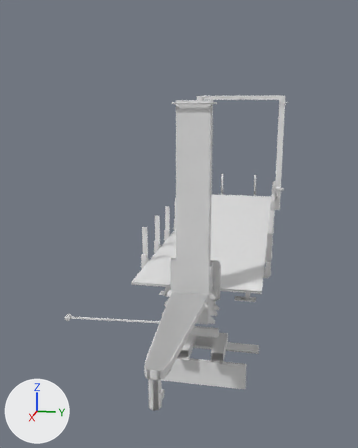
The FBX model road_train_trailer/meshes/trucks/tuning/extension.fbx as it was, and as the next commit left it.
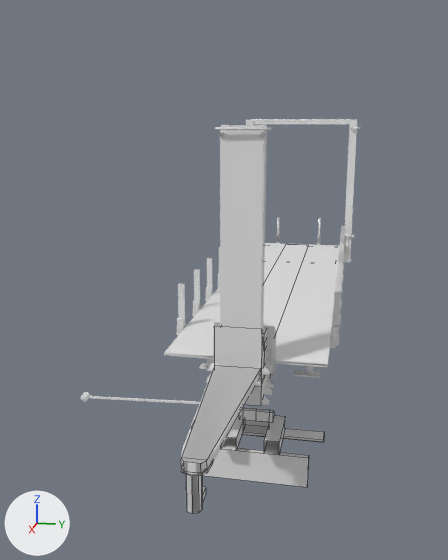
The first picture shows the older version from a 50 mm camera at (0.1126, 0.0155, 0.0592) aimed at (-0.0183, -0.0107, 0.0264). The close-ups show both versions on the part from 0% to 100% of the width and 0% to 100% of the height of that picture. Every picture has the same lights, and +X, +Y and +Z are marked at lower left. The close-ups show mesh edges as thin lines. Where no turn or scale is listed for an object, it has been applied to the vertices.

Names of what the first close-up shows: 'cdt_Body.002', 'cdt_Flap.002', 'cdt_Hitch.002', 'cdt_Lift.002', 'cdt_Pin', 'cdt_RootNode', 'extension', 'lift2'.
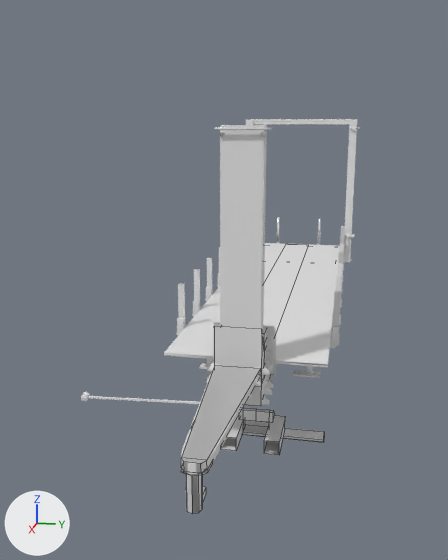
What differs and where, as boxes (x1, y1, x2, y2) in the close-ups (448 x 560 px):
'cdt_Flap.002', deleted
    before: (202, 448, 309, 487)

The change, as a diff of the scene's bpy script:
```diff
--- a/road_train_trailer/meshes/trucks/tuning/extension.fbx.py
+++ b/road_train_trailer/meshes/trucks/tuning/extension.fbx.py
@@ ob_cdt_flap_002 @@
-ob_cdt_flap_002 = bpy.data.objects.new('cdt_Flap.002', me_cube_013)
-ob_cdt_flap_002.location = (0.0, 0.0, 0.0)
```
